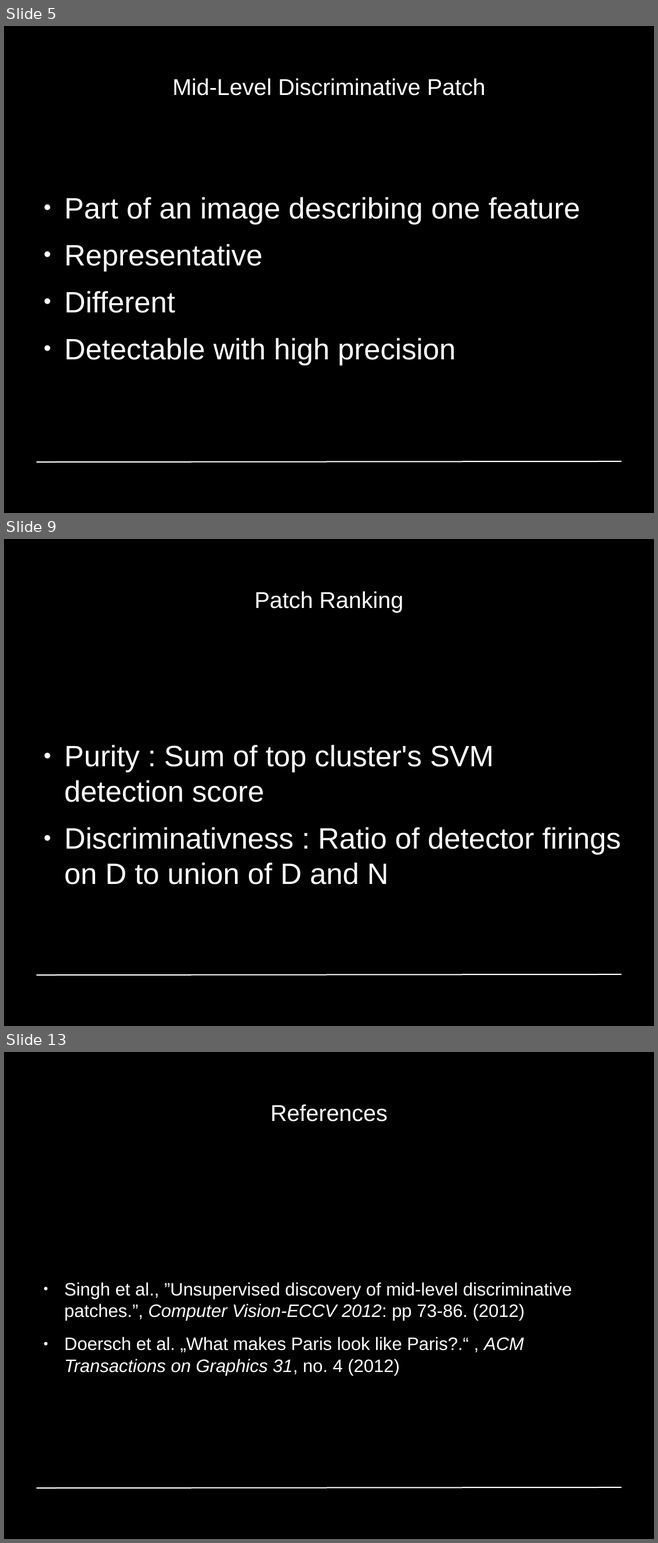
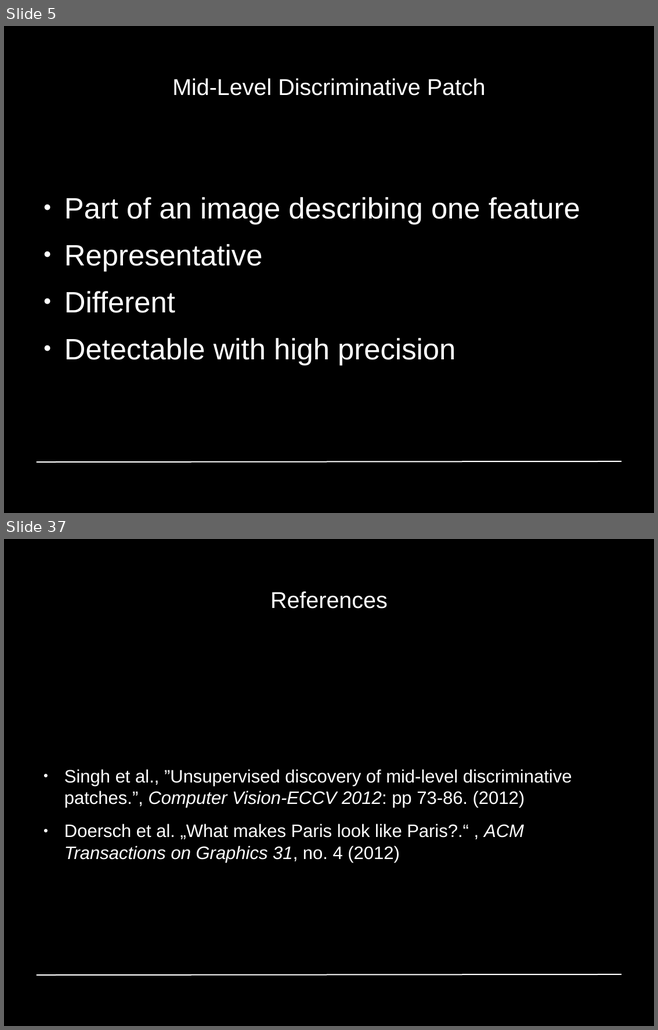
Before and after one commit to GiannisPapadopoulos/DiscriminativePatches, a slide deck: presentations/period1/MAI_Project1_Group4.odp. Shown one above the other, each under a label of ours: slides 5, 9 and 13 before the commit, slides 5 and 37 after it; the slides between them are not shown. The pictures are 658x1543 and 658x1030 pixels, drawn with LibreOffice and Linux fonts; fonts in the diff are those of the drawing; background and template pictures are left out. Boxes give left, top, right and bottom in pixels: in the first picture for what was removed or moved away, otherwise in the second. Text is boxed around its words. In the diff, an @@ line names an element or a change of style, - is before the commit and + after.

```diff
--- a/presentations/period1/MAI_Project1_Group4.odp
+++ b/presentations/period1/MAI_Project1_Group4.odp
@@ slide 9 removed at (4, 539, 654, 1026), background #000000; not listed: 1 template element that a slide beside it also shows @@
@@ title removed at (255, 591, 403, 613) @@
-Patch Ranking
@@ text removed at (64, 745, 621, 885) @@
-● Purity : Sum of top cluster's SVM detection score
-● Discriminativness : Ratio of detector firings on D to union of D and N
@@ what was slide 13 is now slide 37 @@
```
Also in this commit, not shown: 8 slides changed, 26 slides added, 1 other slide removed.
